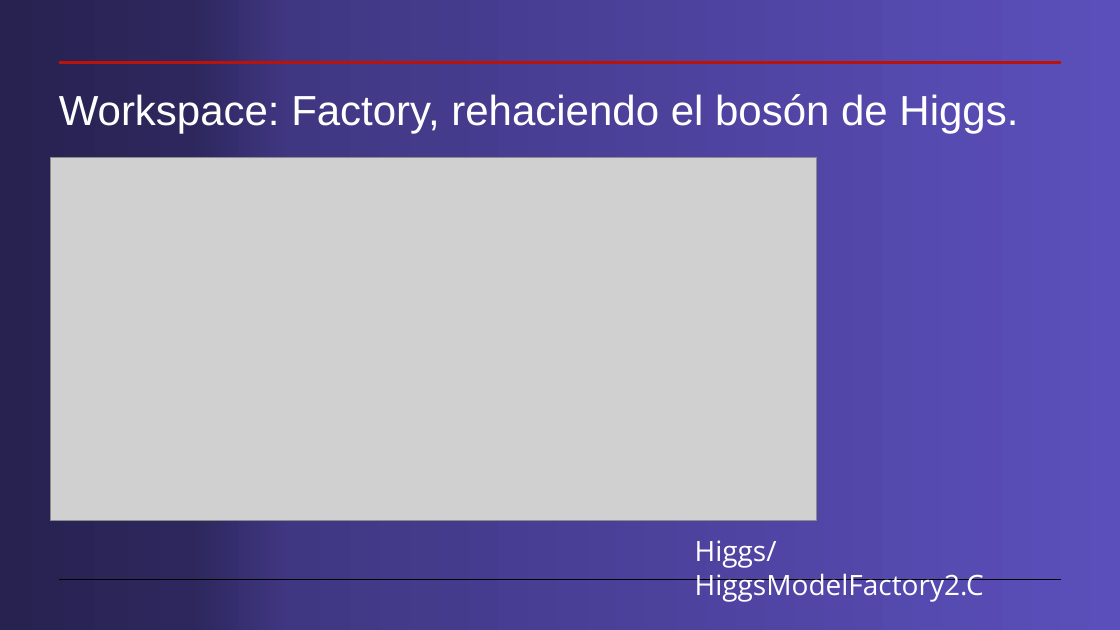
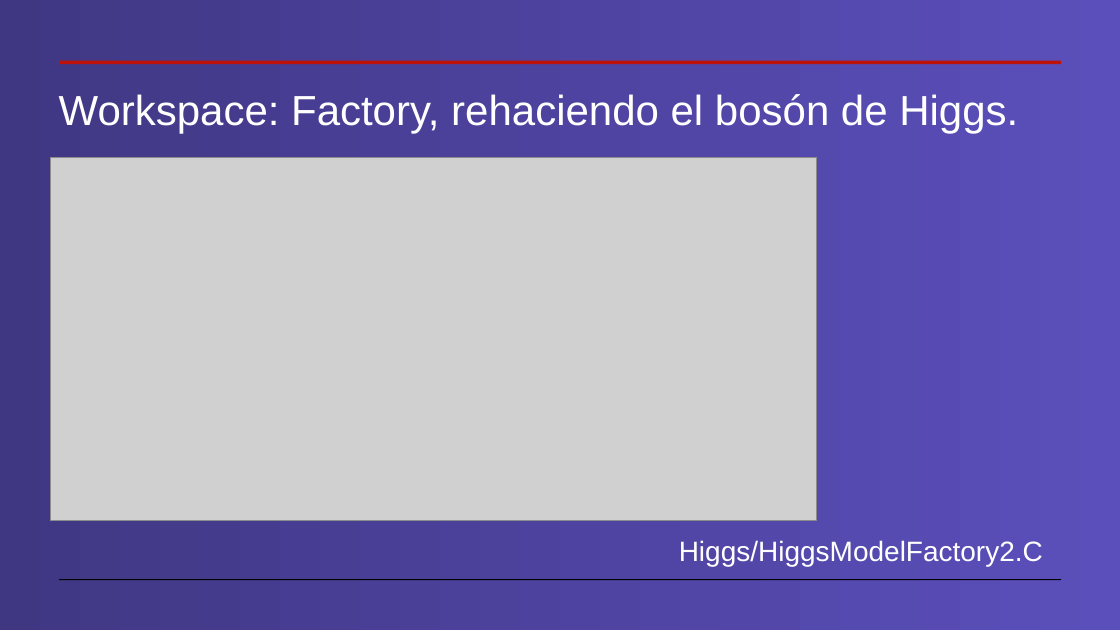
Before and after one commit to cdavidgutierrez/ProyectoFinal_CERN_ROOT, a slide deck: slide 18 of Workspaces en root.pptx (slide 17 before the commit). Drawn at 1120x630 pixels with LibreOffice and Linux fonts; fonts in the diff are those of the drawing; grey boxes stand for pictures. Boxes give left, top, right and bottom in pixels: in the first picture for what was removed or moved away, otherwise in the second. Text is boxed around its words. In the diff, an @@ line names an element or a change of style, - is before the commit and + after.

```diff
--- a/Workspaces en root.pptx
+++ b/Workspaces en root.pptx
@@ background gradient #5B4FBB to #403783 to #2D275D to #282251 to gradient #5B4FBB to #403783 @@
@@ text "Higgs/HiggsModelFactory2.C": place and size @@
-text "Higgs/HiggsModelFactory2.C" at <box>695,540,984,602</box>
+text "Higgs/HiggsModelFactory2.C" at <box>679,540,1043,566</box>
@@ text "Higgs/HiggsModelFactory2.C" at <box>679,540,1043,566</box>: font Open Sans to Arial @@
```
Also in this commit, not shown: 18 other slides changed, 8 slides added, 11 slides removed.
